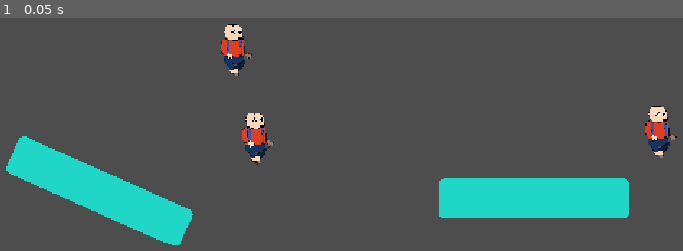
Above: before the commit, frame 1.
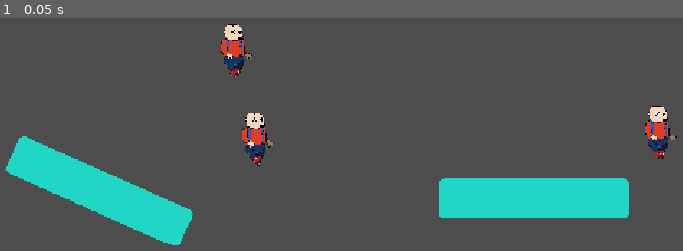
Above: after the commit, the same moment.

Repository: SlopInteractive/haven-2026
Game: Godot game, scene res://scenes/test/test_arena.tscn
Two runs of this game, one before a commit and one after it. Both use one fixed random seed, a clock stepped at 60 frames per second and the inputs below. This scene is started directly instead of the project's main scene. The engine's default icon, where the game draws it, is replaced by a stand-in: a white triangle on a blue panel in a dark square.
Inputs:
- Up to frame 1 (0.05 s): no input

The runs differ from the first frame. In frame 1, 0.2% of the frame differs, in the area x 32-99%, y 18-64%.

Commit message:
bullet for gun and shoes :3

Diff:
--- /dev/null
+++ b/assets/sprites/shoes/shoes_01.tres
@@ -0,0 +1,7 @@
+[gd_resource type="AtlasTexture" format=3 uid="uid://ccftvvvtnq86n"]
+
+[ext_resource type="Texture2D" uid="uid://dfd7evj24gldo" path="res://assets/sprites/Shoes.png" id="1_g7yl4"]
+
+[resource]
+atlas = ExtResource("1_g7yl4")
+region = Rect2(0, 0, 48, 0)
--- /dev/null
+++ b/assets/sprites/shoes/shoes_02.tres
@@ -0,0 +1,7 @@
+[gd_resource type="AtlasTexture" format=3 uid="uid://cciln23ha2wfo"]
+
+[ext_resource type="Texture2D" uid="uid://dfd7evj24gldo" path="res://assets/sprites/Shoes.png" id="1_fq7bo"]
+
+[resource]
+atlas = ExtResource("1_fq7bo")
+region = Rect2(48, 0, 48, 0)
--- /dev/null
+++ b/assets/sprites/shoes/shoes_03.tres
@@ -0,0 +1,7 @@
+[gd_resource type="AtlasTexture" format=3 uid="uid://b5m4mknjqv86w"]
+
+[ext_resource type="Texture2D" uid="uid://dfd7evj24gldo" path="res://assets/sprites/Shoes.png" id="1_bjhct"]
+
+[resource]
+atlas = ExtResource("1_bjhct")
+region = Rect2(96, 0, 48, 0)
--- /dev/null
+++ b/assets/sprites/shoes/shoes_04.tres
@@ -0,0 +1,7 @@
+[gd_resource type="AtlasTexture" format=3 uid="uid://6aoh0xc7adoe"]
+
+[ext_resource type="Texture2D" uid="uid://dfd7evj24gldo" path="res://assets/sprites/Shoes.png" id="1_wxmdd"]
+
+[resource]
+atlas = ExtResource("1_wxmdd")
+region = Rect2(144, 0, 48, 0)
--- /dev/null
+++ b/assets/sprites/shoes/shoes_05.tres
@@ -0,0 +1,7 @@
+[gd_resource type="AtlasTexture" format=3 uid="uid://w0gqbughbp1u"]
+
+[ext_resource type="Texture2D" uid="uid://dfd7evj24gldo" path="res://assets/sprites/Shoes.png" id="1_rtrd2"]
+
+[resource]
+atlas = ExtResource("1_rtrd2")
+region = Rect2(192, 0, 48, 0)
--- /dev/null
+++ b/assets/sprites/shoes/shoes_06.tres
@@ -0,0 +1,7 @@
+[gd_resource type="AtlasTexture" format=3 uid="uid://bgq48ct0ml0bd"]
+
+[ext_resource type="Texture2D" uid="uid://dfd7evj24gldo" path="res://assets/sprites/Shoes.png" id="1_q85tq"]
+
+[resource]
+atlas = ExtResource("1_q85tq")
+region = Rect2(240, 0, 48, 0)
--- a/prefabs/player_textured.tscn
+++ b/prefabs/player_textured.tscn
@@ -6,6 +6,7 @@
 [ext_resource type="Texture2D" uid="uid://2tq8jwvce2eq" path="res://assets/sprites/Head.png" id="5_d3yj6"]
 [ext_resource type="Texture2D" uid="uid://c7sj8fri0xakm" path="res://assets/sprites/hair/hair_03.tres" id="6_nmn6l"]
 [ext_resource type="Texture2D" uid="uid://8d80qm73noo8" path="res://assets/sprites/eyes/eyes_01.tres" id="7_2n787"]
+[ext_resource type="Texture2D" uid="uid://cciln23ha2wfo" path="res://assets/sprites/shoes/shoes_02.tres" id="7_wsioq"]
 
 [sub_resource type="Animation" id="Animation_wsioq"]
 length = 0.001
@@ -65,6 +66,7 @@
 [sub_resource type="Animation" id="Animation_lgqep"]
 resource_name = "in_air"
 length = 0.19999999999999998
+loop_mode = 1
 tracks/0/type = "value"
 tracks/0/imported = false
 tracks/0/enabled = true
@@ -257,7 +259,11 @@
 position = Vector2(18, 46)
 rotation = 0.87266463
 texture = ExtResource("3_rl1dr")
-offset = Vector2(7, 17)
+offset = Vector2(12, 20)
+
+[node name="BackShoe" type="Sprite2D" parent="BackLeg" unique_id=2135081473]
+texture = ExtResource("7_wsioq")
+offset = Vector2(12, 20)
 
 [node name="Torso" type="Sprite2D" parent="." unique_id=1209064843]
 position = Vector2(-8, 15)
@@ -283,7 +289,11 @@
 rotation = -0.34906584
 scale = Vector2(0.9999999, 0.9999999)
 texture = ExtResource("3_rl1dr")
-offset = Vector2(7, 17)
+offset = Vector2(12, 20)
+
+[node name="FrontShoe" type="Sprite2D" parent="FrontLeg" unique_id=1402458610]
+texture = ExtResource("7_wsioq")
+offset = Vector2(12, 20)
 
 [node name="FrontArm" type="Sprite2D" parent="." unique_id=1590423460]
 position = Vector2(-35, -16)
Binary file added: assets/sprites/Bullet.png
Not shown, added: assets/sprites/Bullet.png.import
Binary file changed: assets/sprites/Leg.png
Binary file added: assets/sprites/Shoes.png
Not shown, added: assets/sprites/Shoes.png.import
Binary file added: assets/sprites/Stick.png
